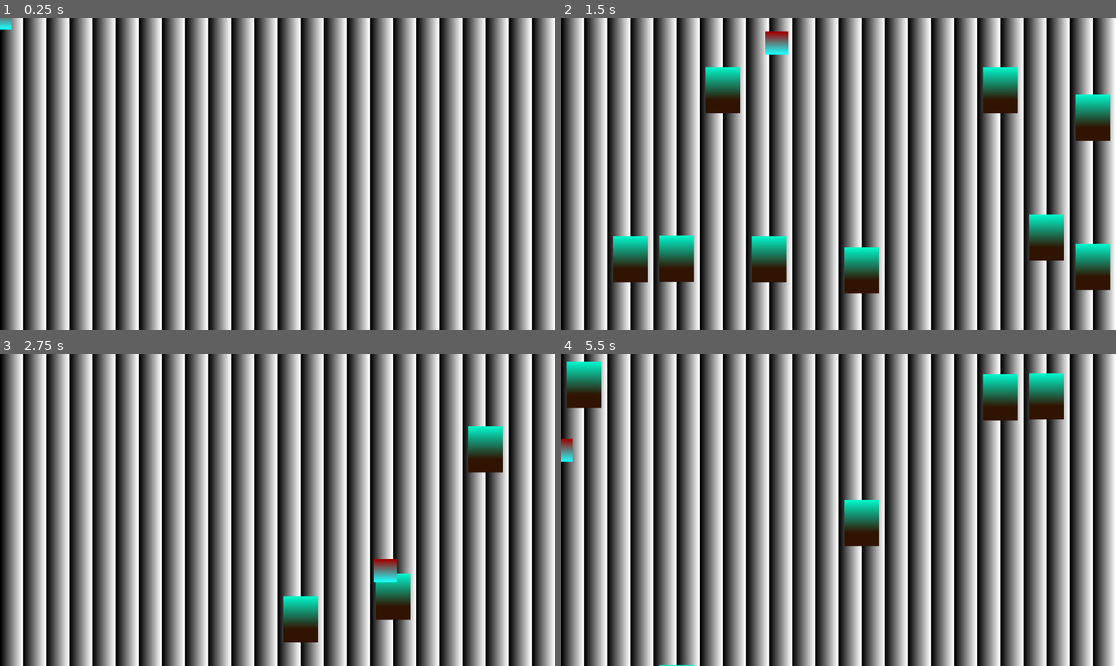
Above: before the commit, frames 1-4 (two rows, left to right).
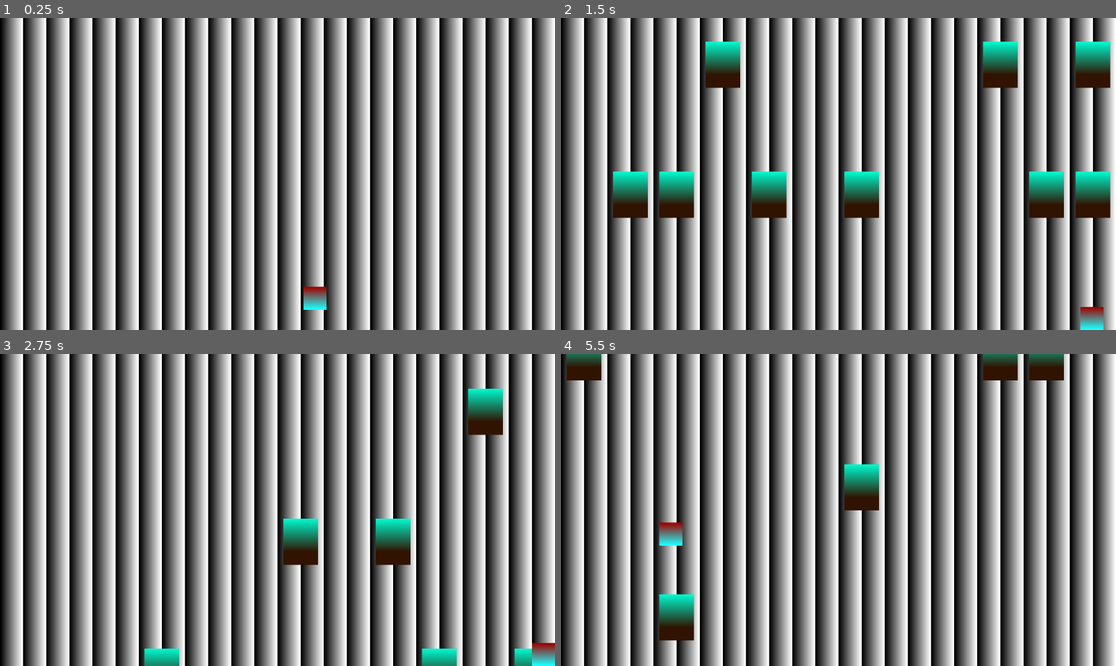
Above: after the commit, the same moments.

Repository: appellatebaton0/siege-9
Game: Godot game, scene res://scenes/main.tscn
The game is run twice, just before and just after one commit, with the same random seed, the same clock (stepped at 60 frames per second) and the same inputs.
Inputs:
- Up to frame 1 (0.25 s): no input
- Up to frame 2 (1.5 s): tap Enter at 0.5 s; hold D (Right) 0.53-1.28 s; hold S (Down) from 1.28 s (still down)
- Up to frame 3 (2.75 s): release S (Down) at 2.03 s; hold D (Right) from 2.03 s (still down)
- Up to frame 4 (5.5 s): release D (Right) at 2.78 s; hold W (Up) 2.78-3.53 s; hold A (Left) 3.53-5.03 s; hold S (Down) from 5.03 s (still down)

The runs differ from the first frame. In frame 1, 0.4% of the frame differs, in the area x 0-59%, y 0-94%; in frame 2, 16%, in the area x 9-99%, y 4-100%; in frame 3, 6.7%; in frame 4, 6.8%.

Commit message:
v0.5 - Wall Blocks
- Added a StaticBody to stop the player from leaving the play area.

Diff:
--- a/scenes/main.tscn
+++ b/scenes/main.tscn
@@ -11,6 +11,9 @@
 [sub_resource type="TileSet" id="TileSet_tbgi4"]
 sources/0 = SubResource("TileSetAtlasSource_jyhfs")
 
+[sub_resource type="RectangleShape2D" id="RectangleShape2D_tbgi4"]
+size = Vector2(16, 16)
+
 [sub_resource type="Gradient" id="Gradient_jyhfs"]
 colors = PackedColorArray(0.6313726, 0, 0, 1, 0.10980392, 1, 1, 1)
 
@@ -19,6 +22,12 @@
 width = 16
 height = 16
 fill_to = Vector2(0, 1)
+
+[sub_resource type="RectangleShape2D" id="RectangleShape2D_sugp2"]
+size = Vector2(20, 265)
+
+[sub_resource type="RectangleShape2D" id="RectangleShape2D_jyhfs"]
+size = Vector2(387, 20)
 
 [node name="Main" type="Node"]
 
@@ -35,10 +44,33 @@
 rows = 12
 interval = 0.6
 
-[node name="CharacterBody2D" type="CharacterBody2D" parent="."]
+[node name="Player" type="CharacterBody2D" parent="."]
+position = Vector2(218, 194)
+collision_layer = 4
+collision_mask = 3
 script = ExtResource("3_sugp2")
 
-[node name="CollisionShape2D" type="CollisionShape2D" parent="CharacterBody2D"]
+[node name="CollisionShape2D" type="CollisionShape2D" parent="Player"]
+shape = SubResource("RectangleShape2D_tbgi4")
 
-[node name="Sprite2D" type="Sprite2D" parent="CharacterBody2D"]
+[node name="Sprite2D" type="Sprite2D" parent="Player"]
 texture = SubResource("GradientTexture2D_tbgi4")
+
+[node name="StaticBody2D" type="StaticBody2D" parent="."]
+collision_mask = 7
+
+[node name="CollisionShape2D" type="CollisionShape2D" parent="StaticBody2D"]
+position = Vector2(-10, 112.5)
+shape = SubResource("RectangleShape2D_sugp2")
+
+[node name="CollisionShape2D2" type="CollisionShape2D" parent="StaticBody2D"]
+position = Vector2(394, 112.5)
+shape = SubResource("RectangleShape2D_sugp2")
+
+[node name="CollisionShape2D3" type="CollisionShape2D" parent="StaticBody2D"]
+position = Vector2(190.5, -10)
+shape = SubResource("RectangleShape2D_jyhfs")
+
+[node name="CollisionShape2D4" type="CollisionShape2D" parent="StaticBody2D"]
+position = Vector2(191, 226)
+shape = SubResource("RectangleShape2D_jyhfs")
--- a/scripts/sled.gd
+++ b/scripts/sled.gd
@@ -1,6 +1,6 @@
 class_name Sled extends CharacterBody2D
 
-@onready var speed = randf_range(100, 115)
+@onready var speed = 90
 
 func _physics_process(delta: float) -> void:
 
--- a/scripts/sled_spawner.gd
+++ b/scripts/sled_spawner.gd
@@ -61,11 +61,7 @@
 			var dist = sled.global_position.distance_to(set_pos)
 			min_dist = min(min_dist, dist)
 
-		print(min_dist)
-
-		if min_dist > 31:
-			print("br")
-			break
+		if min_dist > 31: break
 
 	add_child(new)
 	new.global_position = get_random_row_position()
@@ -74,5 +70,5 @@
 	time = move_toward(time, 0, delta)
 	if time <= 0:
 		time = interval
-		for i in range([1,1,1,1,2,2,3,1,1,2,2,3,floor(rows /2)].pick_random()):
+		for i in range([1,1,1,1,2,2,3,1,1,2,2,3,floor(rows /2.0)].pick_random()):
 			spawn_new()
Not shown: 1 places in scenes/main.tscn that only renumber resources
